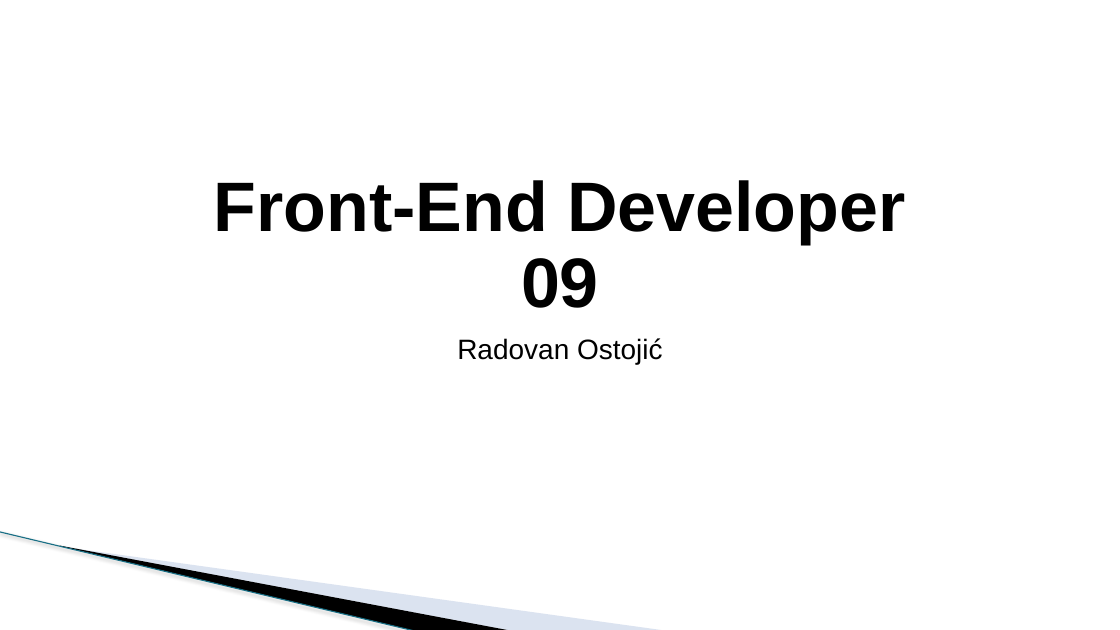
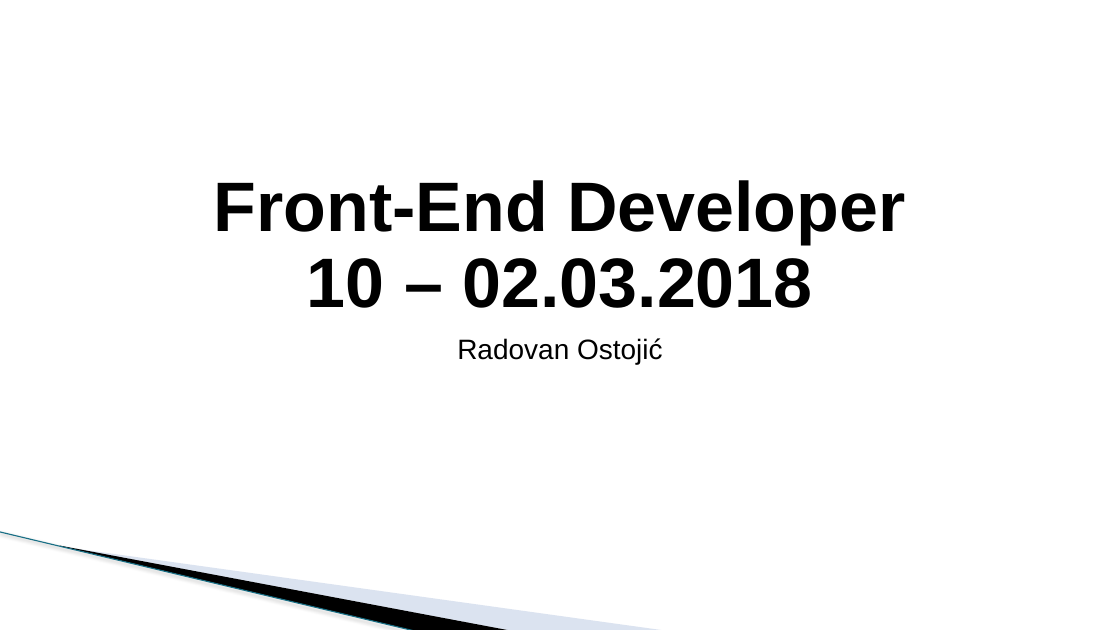
Before and after one commit to todalexcode/kurs-front-end, a slide deck: slide 1 of sesija-10/PPT/Front-End Developer-10.pptx. Drawn at 1120x630 pixels with LibreOffice and Linux fonts; fonts in the diff are those of the drawing; background and template pictures are left out. Boxes give left, top, right and bottom in pixels: in the first picture for what was removed or moved away, otherwise in the second. Text is boxed around its words. In the diff, an @@ line names an element or a change of style, - is before the commit and + after.

```diff
--- a/sesija-10/PPT/Front-End Developer-10.pptx
+++ b/sesija-10/PPT/Front-End Developer-10.pptx
@@ title at <box>214,180,905,308</box>: text changed @@
-Front-End Developer
-09
+Front-End Developer
+10 – 02.03.2018
```
Also in this commit, not shown: 3 other slides changed, 8 slides added, 13 slides removed, 13 other files.
